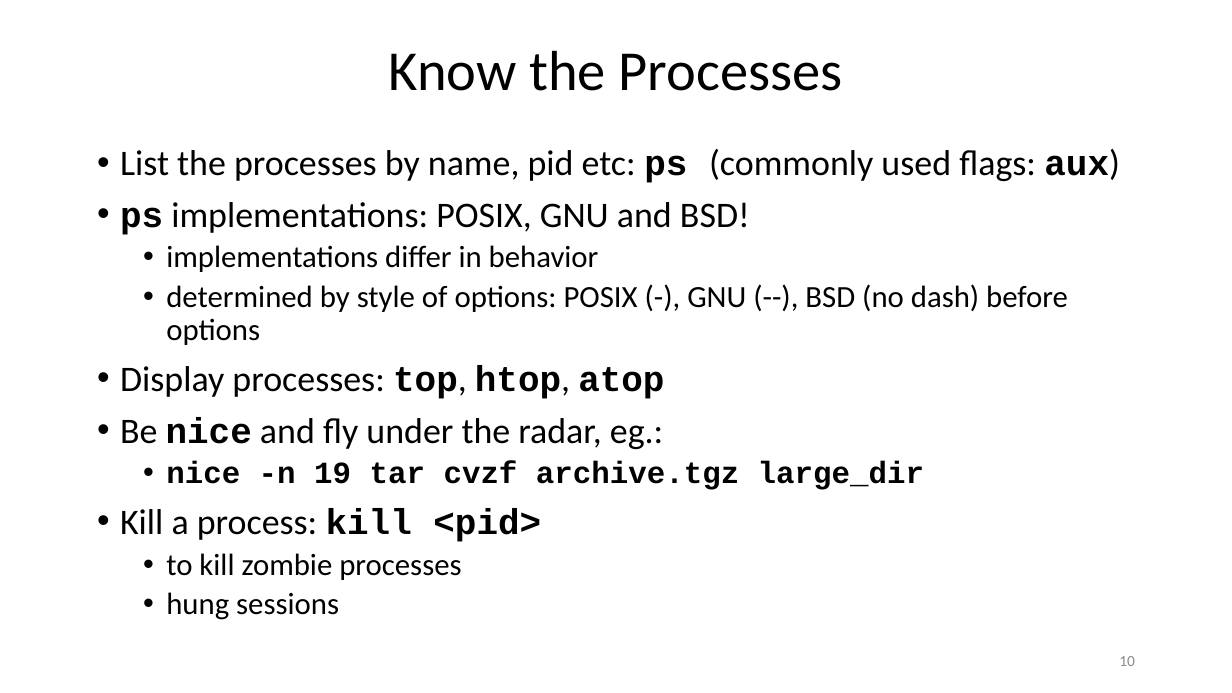
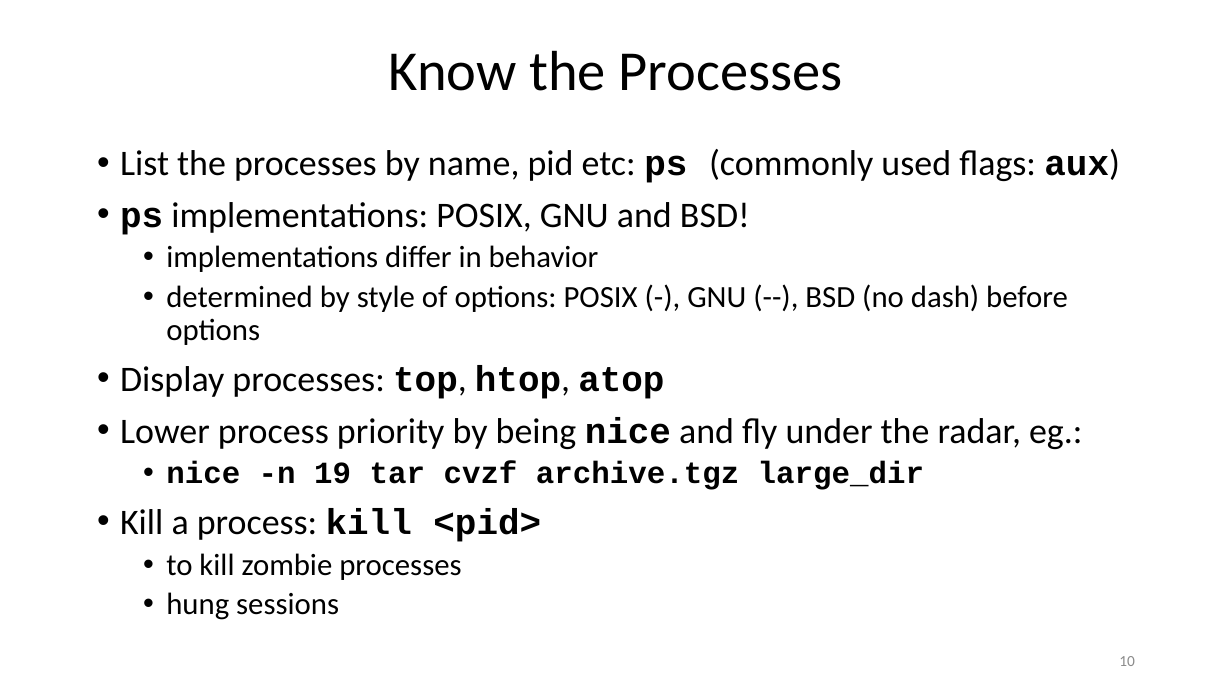
Before and after one commit to ketancmaheshwari/lisa19, a slide deck: slide 10 of lpt_LISA.pptx. Drawn at 1232x693 pixels with LibreOffice and Linux fonts; fonts in the diff are those of the drawing. Boxes give left, top, right and bottom in pixels: in the first picture for what was removed or moved away, otherwise in the second. Text is boxed around its words. In the diff, an @@ line names an element or a change of style, - is before the commit and + after.

```diff
--- a/lpt_LISA.pptx
+++ b/lpt_LISA.pptx
@@ text at (120, 417, 1082, 449): text changed @@
-• Be nice and fly under the radar, eg.:
+• Lower process priority by being nice and fly under the radar, eg.:
```
Also in this commit, not shown: 19 other slides changed, 1 other file.
